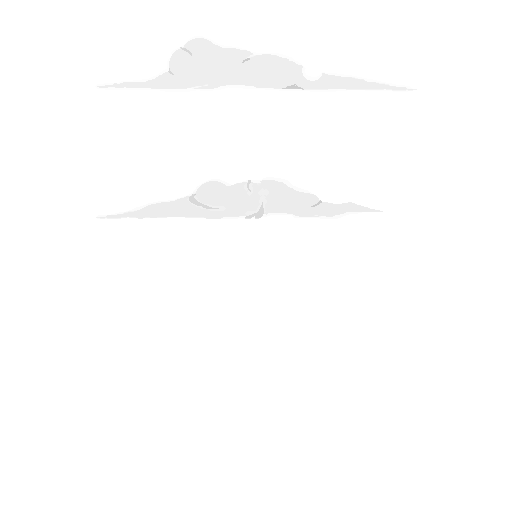
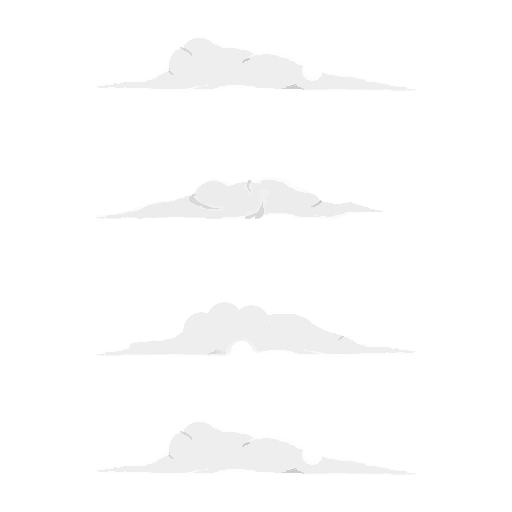
Before/after of a 512×512 layered artwork. What changed in the layer stack:
added layer "cloud04" above "cloud03" over [97, 421, 417, 475]
added layer "cloud03" above "cloud02" over [95, 302, 415, 356]
